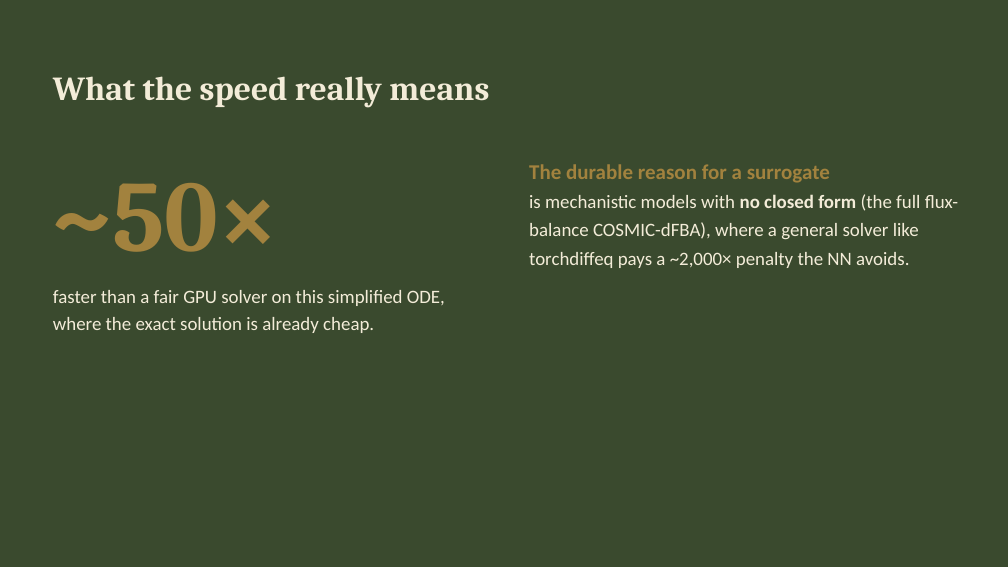
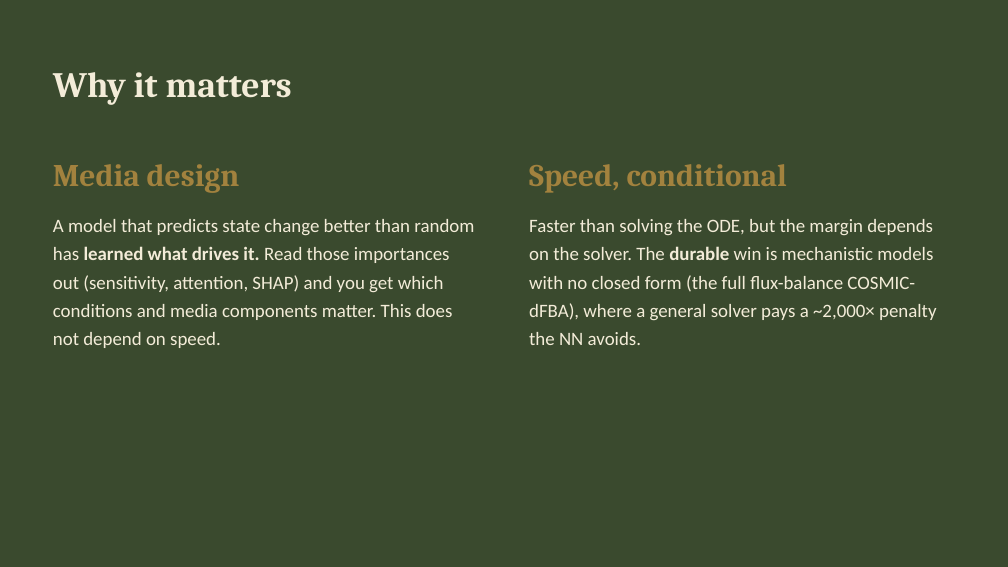
Before and after one commit to nevecallaway/COSMIC-dFBA-nn, a slide deck: slide 10 of en_primeur_lab_meeting.pptx. Drawn at 1008x567 pixels with LibreOffice and Linux fonts; fonts in the diff are those of the drawing. Boxes give left, top, right and bottom in pixels: in the first picture for what was removed or moved away, otherwise in the second. Text is boxed around its words. In the diff, an @@ line names an element or a change of style, - is before the commit and + after.

```diff
--- a/en_primeur_lab_meeting.pptx
+++ b/en_primeur_lab_meeting.pptx
@@ text at bbox=[53, 72, 292, 105]: text changed; size 32 to 34 pt @@
-What the speed really means
+Why it matters
@@ text at bbox=[53, 164, 240, 193]: text changed; size 96 to 30 pt @@
-~50×
+Media design
@@ text added at bbox=[529, 164, 788, 193], 30 pt, text #A2823E, bold @@
+Speed, conditional
@@ text at bbox=[53, 219, 474, 348]: text changed @@
-faster than a fair GPU solver on this simplified ODE, where the exact solution is already cheap.
+A model that predicts state change better than random has learned what drives it. Read those importances out (sensitivity, attention, SHAP) and you get which conditions and media components matter. This does not depend on speed.
@@ text at bbox=[529, 219, 936, 345]: text changed @@
-The durable reason for a surrogate
-is mechanistic models with no closed form (the full flux-balance COSMIC-dFBA), where a general solver like torchdiffeq pays a ~2,000× penalty the NN avoids.
+Faster than solving the ODE, but the margin depends on the solver. The durable win is mechanistic models with no closed form (the full flux-balance COSMIC-dFBA), where a general solver pays a ~2,000× penalty the NN avoids.
```
Also in this commit, not shown: 2 other slides changed, 1 other file.
